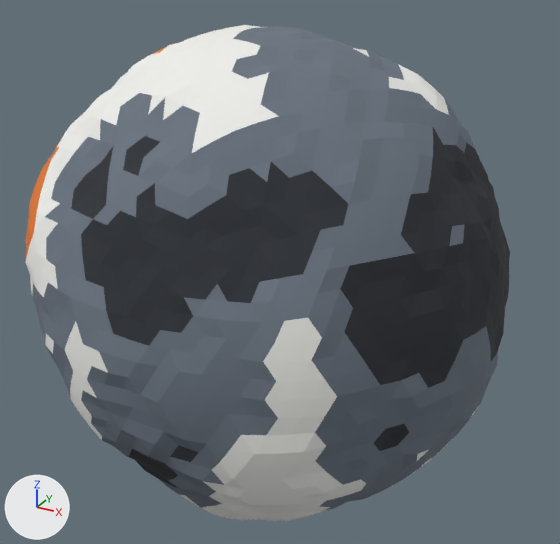
The Blender file blender/taller.blend: old version first, new version second.
Rendered twice from a 50 mm camera at (67.8, -121.4, 60.8) aimed at (0.8, 0.4, -0.1). The axes (+X, +Y, +Z) are drawn at lower left. The lights are the same throughout. The first picture is the older version.

Objects in the first picture: 'taller_Terreno'.
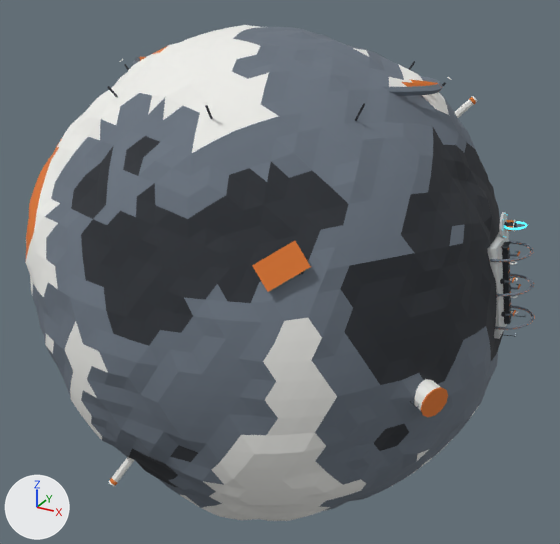
Location of each change, (x1, y1, x2, y2) in pixels of the pictures (560 x 544 px):
'taller_Lugares', added
    after: (107, 56, 535, 486)
'ANIM_maqueta_nucleo', added
    after: (504, 220, 517, 232)
'EVT_secuencia_fabrica_Luces', added
    after: (502, 214, 527, 237)

Patch to the scene script:
```diff
--- a/blender/taller.blend.py
+++ b/blender/taller.blend.py
@@ mat_m_secuencia_taller @@
+mat_m_secuencia_taller = bpy.data.materials.new('M_Secuencia_taller')
+mat_m_secuencia_taller.use_nodes = True; mat_m_secuencia_taller.node_tree.nodes.clear()
+_N = mat_m_secuencia_taller.node_tree.nodes; _L = mat_m_secuencia_taller.node_tree.links
+n0 = _N.new('ShaderNodeBsdfPrincipled'); n0.name = 'BSDF Principista'
+n0.inputs[27].default_value = (0.0513, 0.527, 0.631, 1.0)  # 'Emission Color', cyan #40c0d0
+n0.inputs[28].default_value = 1.5  # 'Emission Strength'
+n1 = _N.new('ShaderNodeOutputMaterial'); n1.name = 'Material'
+n2 = _N.new('ShaderNodeVertexColor'); n2.name = 'Atributo de color'
+n2.layer_name = 'Color'
+_L.new(n0.outputs[0], n1.inputs[0])  # 'BSDF' to 'Surface'
+_L.new(n2.outputs[0], n0.inputs[0])  # 'Color' to 'Base Color'
@@ me_taller_lugares @@
+me_taller_lugares.from_pydata(...)  # 2852 vertices, 2480 faces; spans x -30.4..49.1, y -38.3..33.1, z -41.7..39.0
+me_taller_lugares.materials.append(mat_m_paleta_taller)
@@ me_evt_secuencia_fabrica_luces @@
+me_evt_secuencia_fabrica_luces.from_pydata(...)  # 176 vertices, 240 faces; spans x -2.08..2.08, y -2.08..2.08, z 0.2..4.0
+me_evt_secuencia_fabrica_luces.materials.append(mat_m_secuencia_taller)
@@ me_anim_maqueta_nucleo @@
+me_anim_maqueta_nucleo.from_pydata(...)  # 116 vertices, 100 faces; spans x -1.01..1.01, y -1.01..1.01, z 0.0..1.8
+me_anim_maqueta_nucleo.materials.append(mat_m_paleta_taller)
@@ ob_taller_lugares @@
+ob_taller_lugares = bpy.data.objects.new('taller_Lugares', me_taller_lugares)
+ob_taller_lugares.parent = ob_taller
+ob_taller_lugares.location = (0.0, 0.0, 0.0)
@@ ob_evt_secuencia_fabrica_luces @@
+ob_evt_secuencia_fabrica_luces = bpy.data.objects.new('EVT_secuencia_fabrica_Luces', me_evt_secuencia_fabrica_luces)
+ob_evt_secuencia_fabrica_luces.parent = ob_taller
+ob_evt_secuencia_fabrica_luces.location = (41.95, 1.465, 16.5)
+ob_evt_secuencia_fabrica_luces.rotation_euler = (1.431, 0.0, 1.606)  # degrees (82, 0, 92)
@@ ob_anim_maqueta_nucleo @@
+ob_anim_maqueta_nucleo = bpy.data.objects.new('ANIM_maqueta_nucleo', me_anim_maqueta_nucleo)
+ob_anim_maqueta_nucleo.parent = ob_taller
+ob_anim_maqueta_nucleo.location = (42.35, 1.479, 16.56)
+ob_anim_maqueta_nucleo.rotation_euler = (1.431, 0.0, 1.606)  # degrees (82, 0, 92)
```
